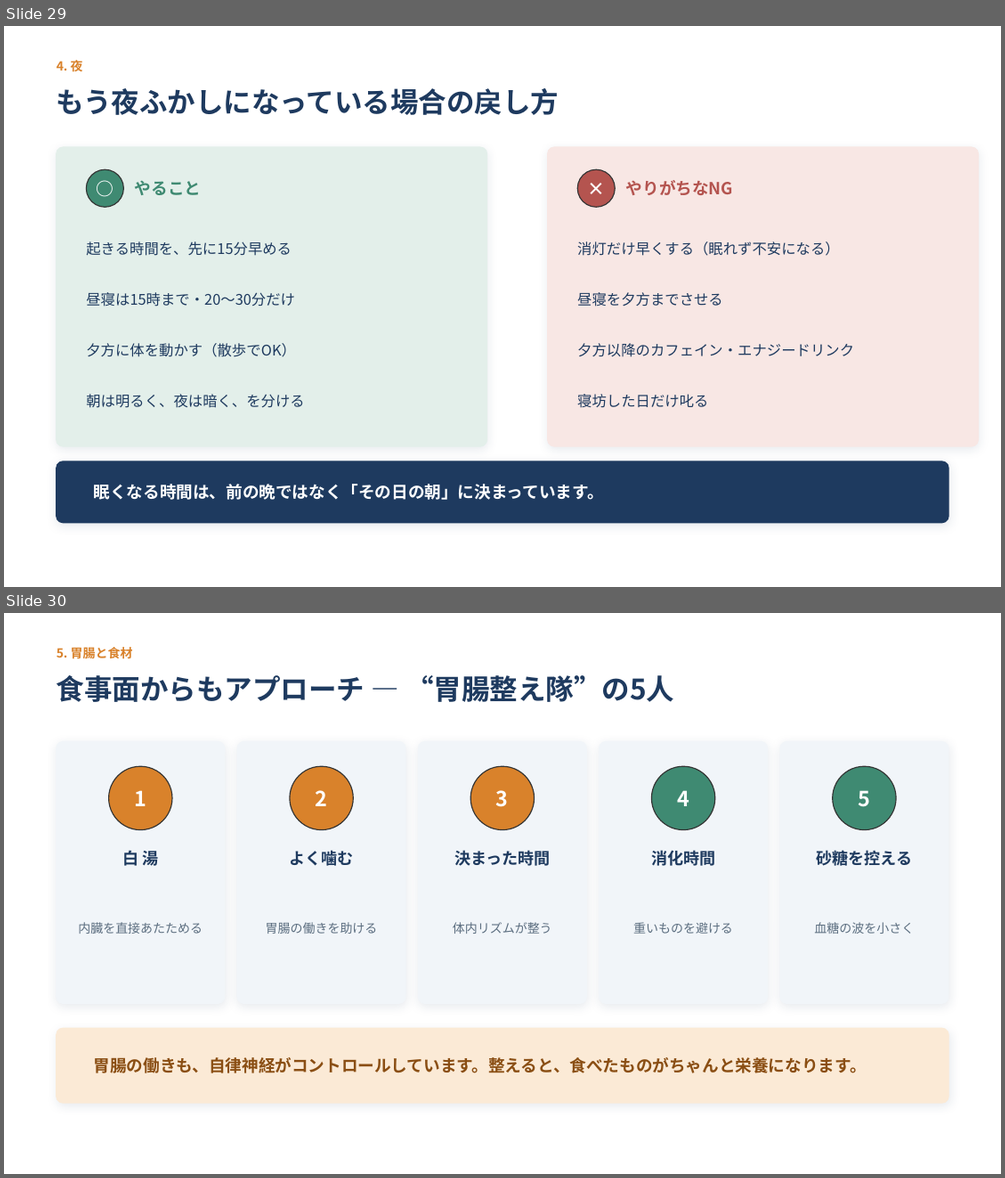
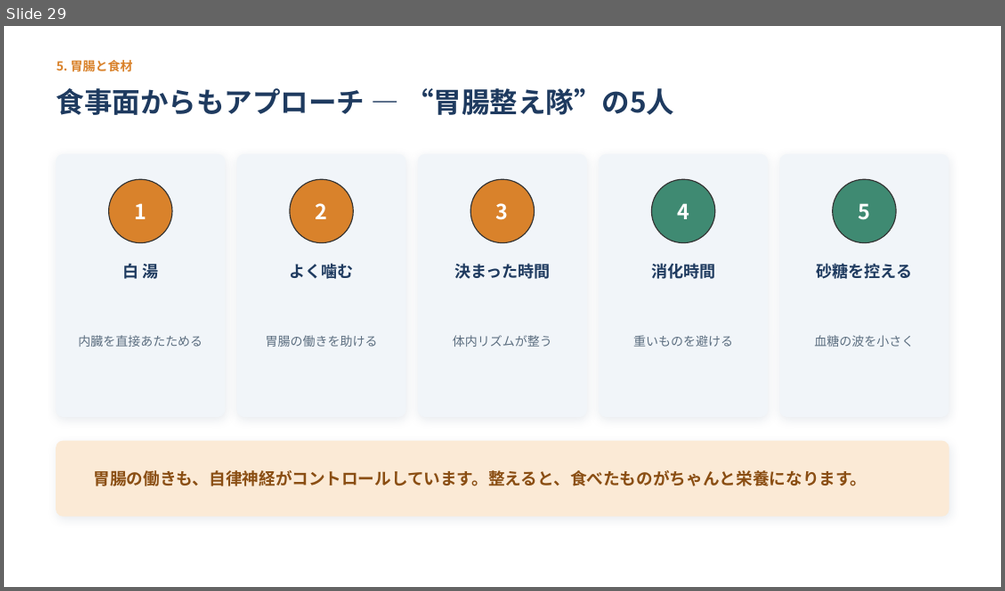
Before and after one commit to xxhmannasuimhxx/-, a slide deck: 夏休みの終わり_第2回_食と生活リズムの整え方.pptx. Shown one above the other, each under a label of ours: slides 29 and 30 before the commit, slide 29 after it. The pictures are 1005x1178 and 1005x591 pixels, drawn with LibreOffice and Linux fonts; fonts in the diff are those of the drawing. Boxes give left, top, right and bottom in pixels: in the first picture for what was removed or moved away, otherwise in the second. Text is boxed around its words. In the diff, an @@ line names an element or a change of style, - is before the commit and + after.

```diff
--- a/夏休みの終わり_第2回_食と生活リズムの整え方.pptx
+++ b/夏休みの終わり_第2回_食と生活リズムの整え方.pptx
@@ slide 29 removed at box(4, 26, 1001, 587), background #FFFFFF @@
@@ text removed at box(57, 60, 83, 71) @@
-4. 夜
@@ text removed at box(57, 88, 559, 115) @@
-もう夜ふかしになっている場合の戻し方
@@ rounded rectangle removed at box(57, 147, 487, 446) @@
@@ rounded rectangle removed at box(548, 147, 979, 446) @@
@@ ellipse removed at box(86, 169, 123, 207) @@
@@ text removed at box(86, 169, 123, 207) @@
-○
@@ text removed at box(135, 180, 201, 195) @@
-やること
@@ ellipse removed at box(577, 169, 615, 207) @@
@@ text removed at box(577, 169, 615, 207) @@
-×
@@ text removed at box(626, 180, 733, 195) @@
-やりがちなNG
@@ text removed at box(86, 241, 291, 256) @@
-起きる時間を、先に15分早める
@@ text removed at box(577, 241, 840, 256) @@
-消灯だけ早くする（眠れず不安になる）
@@ text removed at box(86, 292, 295, 306) @@
-昼寝は15時まで・20〜30分だけ
@@ text removed at box(577, 292, 723, 306) @@
-昼寝を夕方までさせる
@@ text removed at box(86, 343, 296, 357) @@
-夕方に体を動かす（散歩でOK）
@@ text removed at box(577, 343, 854, 357) @@
-夕方以降のカフェイン・エナジードリンク
@@ text removed at box(86, 394, 304, 408) @@
-朝は明るく、夜は暗く、を分ける
@@ text removed at box(577, 394, 708, 408) @@
-寝坊した日だけ叱る
@@ rounded rectangle removed at box(57, 461, 948, 523) @@
@@ text removed at box(94, 483, 604, 499) @@
-眠くなる時間は、前の晩ではなく「その日の朝」に決まっています。
@@ what was slide 30 is now slide 29 @@
```
Also in this commit, not shown: 2 slides changed, 1 other slide removed, 1 other file.
